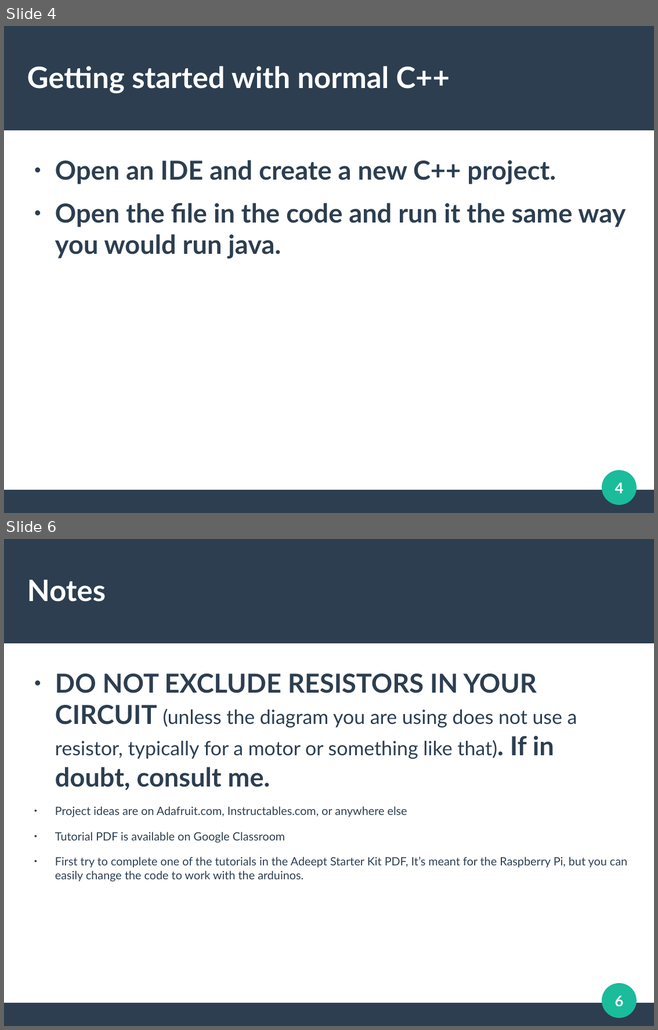
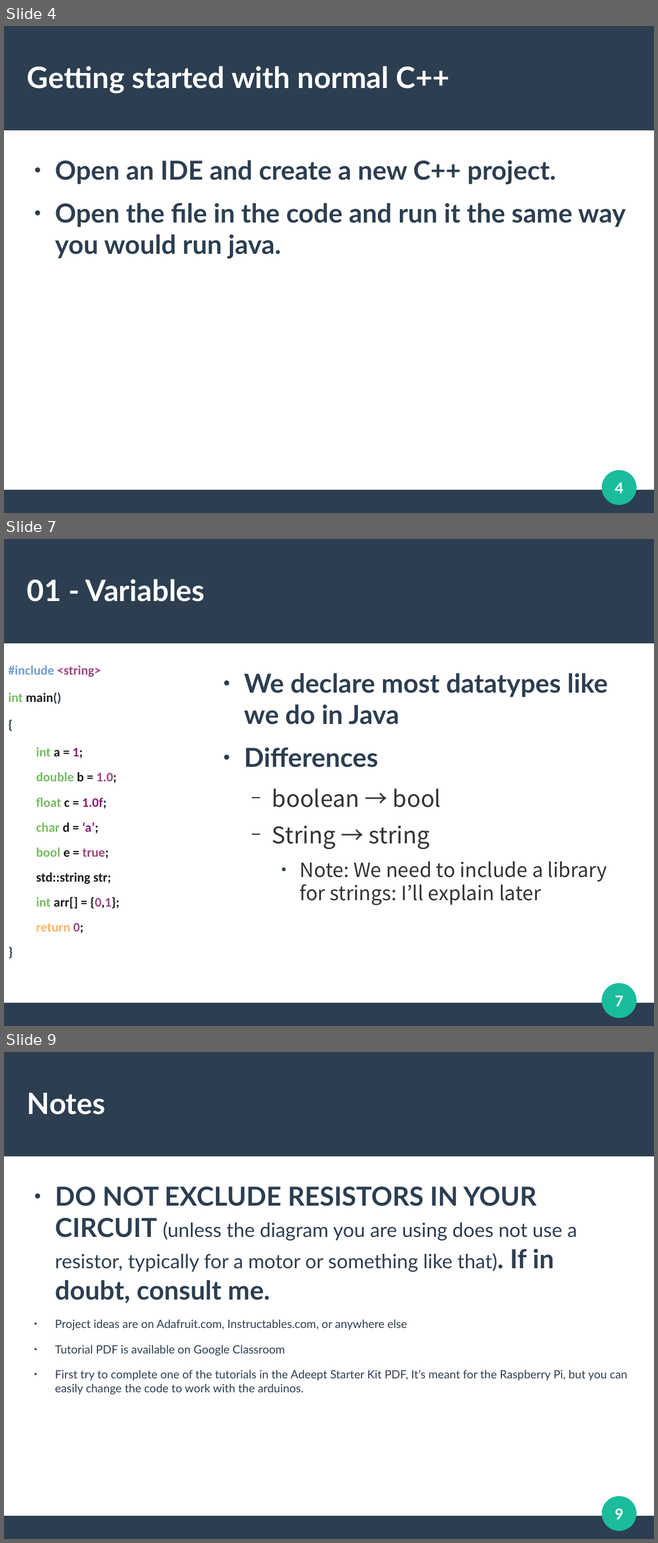
Before and after one commit to DuongTyler/CppCrashCourse, a slide deck: CPP.odp. Shown one above the other, each under a label of ours: slides 4 and 6 before the commit, slides 4, 7 and 9 after it; the slides between them are not shown. The pictures are 658x1030 and 658x1543 pixels, drawn with LibreOffice and Linux fonts; fonts in the diff are those of the drawing. Boxes give left, top, right and bottom in pixels: in the first picture for what was removed or moved away, otherwise in the second. Text is boxed around its words. In the diff, an @@ line names an element or a change of style, - is before the commit and + after.

```diff
--- a/CPP.odp
+++ b/CPP.odp
@@ slide 7 added at (4,539,654,1026), background #FFFFFF; not listed: 3 template elements that a slide beside it also shows @@
@@ title added at (27,579,205,602), 36 pt, text #FFFFFF, bold @@
+01 - Variables
@@ text added at (8,665,119,933), 16 pt, text #1C1C1C, bold @@
+#include <string>
+int main()
+{
+  int a = 1;
+  double b = 1.0;
+  float c = 1.0f;
+  char d = ‘a’;
+  bool e = true;
+  std::string str;
+  int arr[] = {0,1};
+  return 0;
+}
@@ text added at (244,673,608,906), 24 pt, text #333333 @@
+● We declare most datatypes like we do in Java
+● Differences
+  − boolean → bool
+  − String → string
+    ● Note: We need to include a library for strings: I’ll explain later
@@ page number added at (615,995,623,1006), 18 pt, text #FFFFFF, bold @@
+7
@@ what was slide 6 is now slide 9 @@
@@ page number at (615,1508,623,1519): text changed @@
-6
+9
```
Also in this commit, not shown: 1 slide changed, 2 other slides added, 1 other file.
